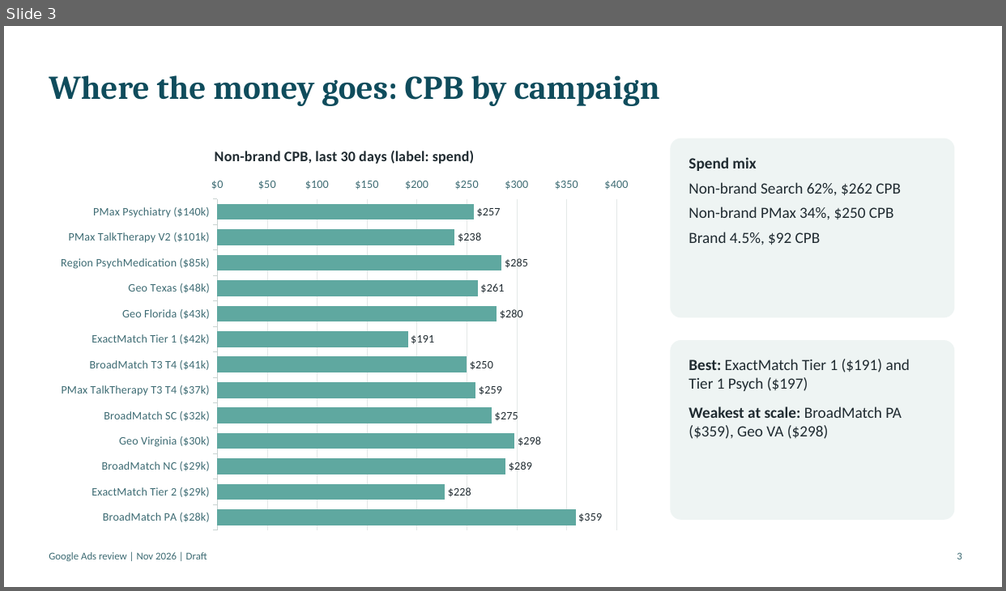
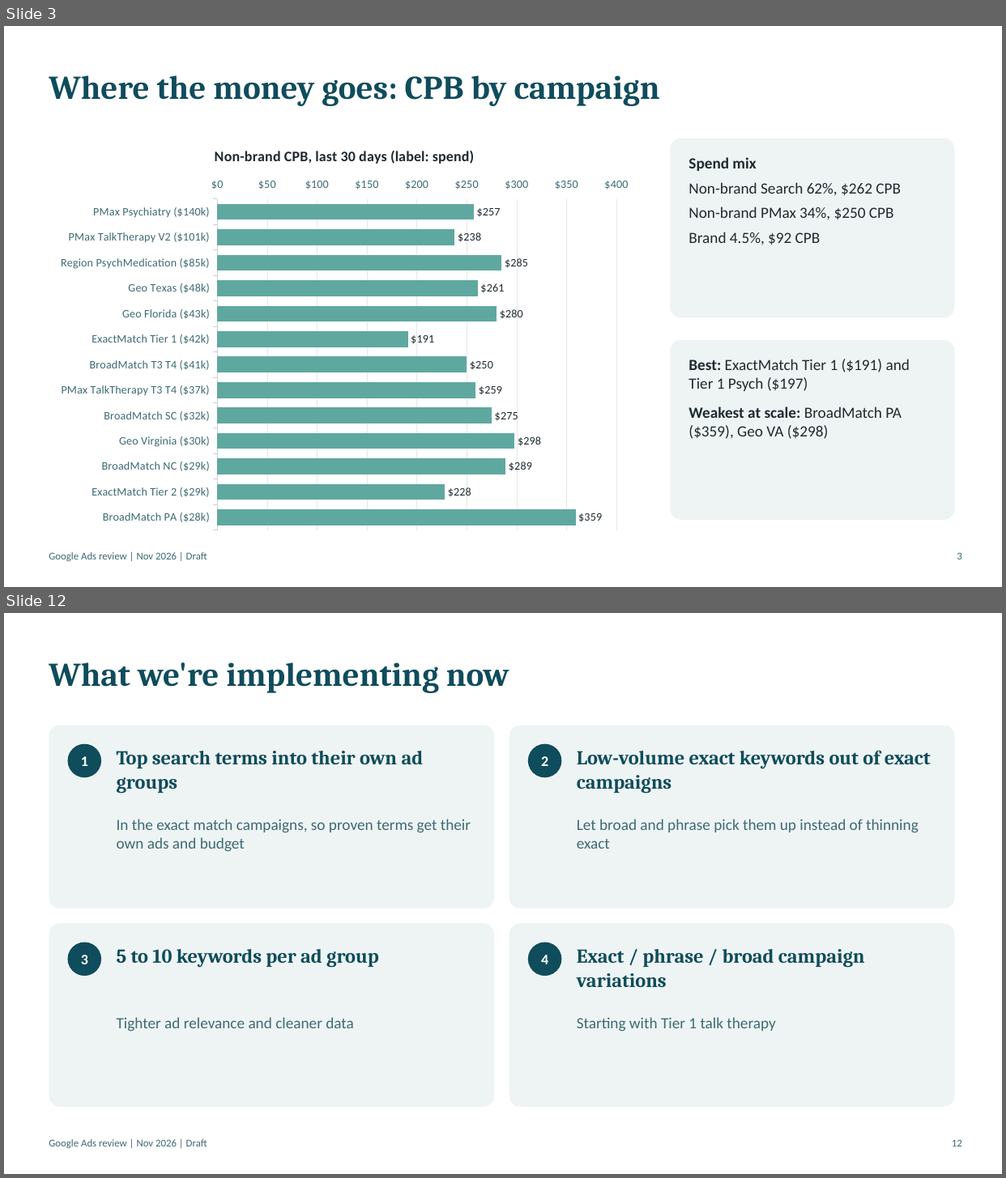
Before and after one commit to tomroberts-thriveworks/paid-media-hub, a slide deck: docs/audit/google-ads-review-nov-2026.pptx. Shown one above the other, each under a label of ours: slide 3 before the commit, slides 3 and 12 after it; the slides between them are not shown. The pictures are 1006x591 and 1006x1178 pixels, drawn with LibreOffice and Linux fonts; fonts in the diff are those of the drawing. Boxes give left, top, right and bottom in pixels: in the first picture for what was removed or moved away, otherwise in the second. Text is boxed around its words. In the diff, an @@ line names an element or a change of style, - is before the commit and + after.

```diff
--- a/docs/audit/google-ads-review-nov-2026.pptx
+++ b/docs/audit/google-ads-review-nov-2026.pptx
@@ slide 12 added at [4, 613, 1002, 1174], background #FFFFFF @@
@@ text added at [49, 662, 509, 693], 32 pt, text #0F4C5C, bold @@
+What we're implementing now
@@ rounded rectangle added at [49, 726, 494, 909], fill #EEF4F3 @@
@@ rounded rectangle added at [509, 726, 955, 909], fill #EEF4F3 @@
@@ ellipse added at [68, 744, 101, 777], fill #0F4C5C, 14 pt, text #FFFFFF, bold @@
+1
@@ text added at [117, 751, 424, 794], 19 pt, text #0F4C5C, bold @@
+Top search terms into their own ad groups
@@ ellipse added at [528, 744, 562, 777], fill #0F4C5C, 14 pt, text #FFFFFF, bold @@
+2
@@ text added at [577, 750, 931, 794], 19 pt, text #0F4C5C, bold @@
+Low-volume exact keywords out of exact campaigns
@@ text added at [117, 819, 471, 852], 15 pt, text #3D6B73 @@
+In the exact match campaigns, so proven terms get their own ads and budget
@@ text added at [577, 819, 918, 849], 15 pt, text #3D6B73 @@
+Let broad and phrase pick them up instead of thinning exact
@@ rounded rectangle added at [49, 924, 494, 1107], fill #EEF4F3 @@
@@ rounded rectangle added at [509, 924, 955, 1107], fill #EEF4F3 @@
@@ ellipse added at [68, 943, 101, 976], fill #0F4C5C, 14 pt, text #FFFFFF, bold @@
+3
@@ text added at [117, 949, 379, 968], 19 pt, text #0F4C5C, bold @@
+5 to 10 keywords per ad group
@@ ellipse added at [528, 943, 562, 976], fill #0F4C5C, 14 pt, text #FFFFFF, bold @@
+4
@@ text added at [577, 949, 865, 987], 19 pt, text #0F4C5C, bold @@
+Exact / phrase / broad campaign variations
@@ text added at [117, 1017, 354, 1032], 15 pt, text #3D6B73 @@
+Tighter ad relevance and cleaner data
@@ text added at [577, 1017, 775, 1032], 15 pt, text #3D6B73 @@
+Starting with Tier 1 talk therapy
@@ text added at [49, 1139, 207, 1148], 10 pt, text #3D6B73 @@
+Google Ads review | Nov 2026 | Draft
@@ text added at [952, 1139, 962, 1147], 10 pt, text #3D6B73 @@
+12
```
Also in this commit, not shown: 6 slides changed, 7 other slides added, 6 slides removed, 2 other files.
